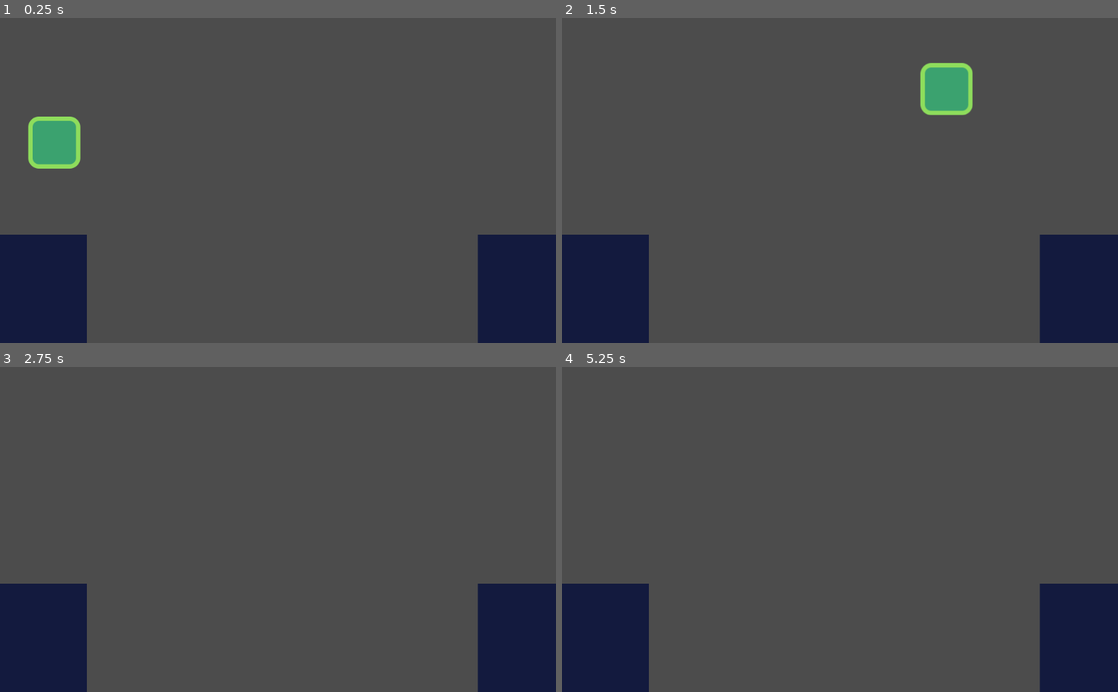
Above: before the commit, frames 1-4 (two rows, left to right).
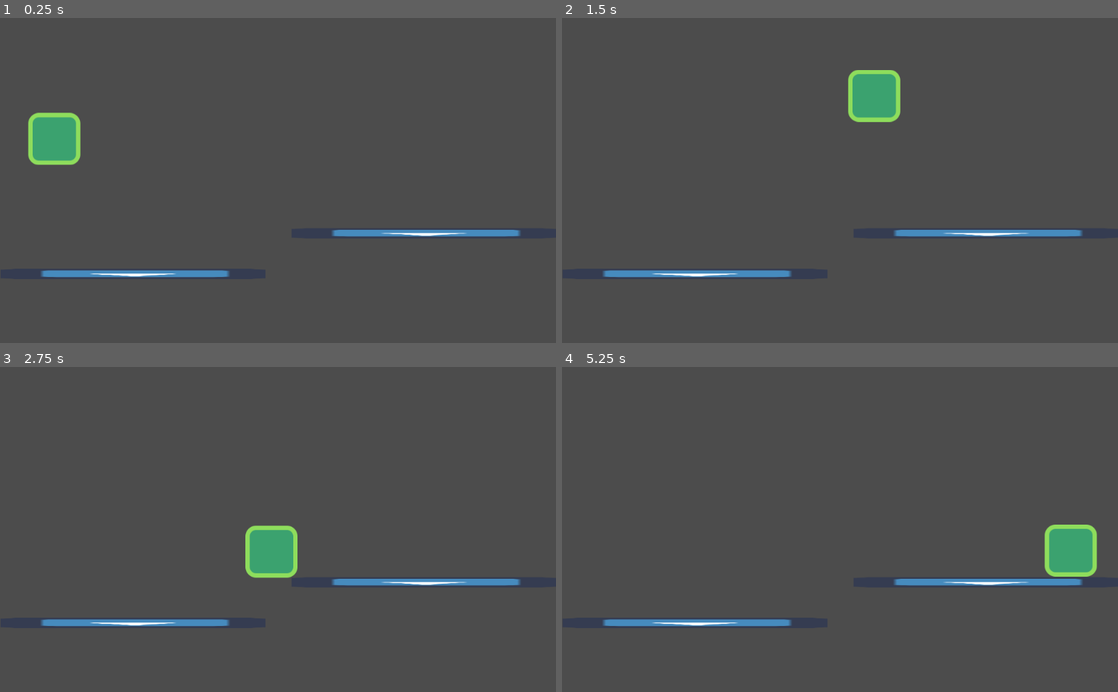
Above: after the commit, the same moments.

Repository: vivomisar/Platformer
Game: Godot game, scene res://main_scene/Node2D.tscn
Same seed, same stepped clock (60 frames per second), same inputs: the game is played once before the commit and once after it. The engine's default icon, where the game draws it, is replaced by a stand-in: a white triangle on a blue panel in a dark square.
Inputs:
- Up to frame 1 (0.25 s): no input
- Up to frame 2 (1.5 s): hold D (right) from 0.53 s (still down); tap Shift (dash, bound only before the commit) at 0.6 s; tap W (jump) at 0.77, 0.8, 1.07, 1.35 s
- Up to frame 3 (2.75 s): tap W (jump) at 1.52, 1.82, 2.3 s; tap Shift (dash, bound only before the commit) at 1.55, 2.1 s; release D (right) at 2.03 s; hold A (left) from 2.03 s (still down)
- Up to frame 4 (5.25 s): release A (left) at 2.78 s; hold D (right) 2.78-4.28 s; tap Shift (dash, bound only before the commit) at 2.85, 4.35, 5.1 s; tap W (jump) at 3.02, 3.32, 3.6, 3.77, 4.07, 4.52, 4.82 s; tap Enter at 4.25 s; hold A (left) 4.28-5.03 s; hold D (right) from 5.03 s (still down)

The runs differ from the first frame. In frame 1, 12% of the frame differs, in the area x 0-100%, y 29-100%; in frame 2, 14%, in the area x 0-100%, y 13-100%; in frame 3, 13%; in frame 4, 13%.

Commit message:
0

Diff:
--- a/assets/tileset.tres
+++ b/assets/tileset.tres
@@ -17,11 +17,6 @@
 0/tile_mode = 0
 0/occluder_offset = Vector2( 0, 0 )
 0/navigation_offset = Vector2( 0, 0 )
-0/shape_offset = Vector2( 0, 0 )
-0/shape_transform = Transform2D( 1, 0, 0, 1, 0, 0 )
-0/shape = SubResource( 1 )
-0/shape_one_way = false
-0/shape_one_way_margin = 1.0
 0/shapes = [ {
 "autotile_coord": Vector2( 0, 0 ),
 "one_way": false,
@@ -38,11 +33,6 @@
 1/tile_mode = 0
 1/occluder_offset = Vector2( 0, 0 )
 1/navigation_offset = Vector2( 0, 0 )
-1/shape_offset = Vector2( 0, 0 )
-1/shape_transform = Transform2D( 1, 0, 0, 1, 0, 0 )
-1/shape = SubResource( 2 )
-1/shape_one_way = true
-1/shape_one_way_margin = 1.0
 1/shapes = [ {
 "autotile_coord": Vector2( 0, 0 ),
 "one_way": true,
--- a/main_scene/Node2D.tscn
+++ b/main_scene/Node2D.tscn
@@ -1,112 +1,14 @@
-[gd_scene load_steps=8 format=2]
+[gd_scene load_steps=3 format=2]
 
 [ext_resource path="res://player/Player.tscn" type="PackedScene" id=1]
-[ext_resource path="res://assets/tileset.png" type="Texture" id=2]
-
-[sub_resource type="ConvexPolygonShape2D" id=1]
-points = PoolVector2Array( 80, 80, 0, 80, 0, 0, 80, 0 )
-
-[sub_resource type="ConvexPolygonShape2D" id=2]
-points = PoolVector2Array( 0, 80, 0, 80, 80, 0, 80, 80 )
-
-[sub_resource type="ConvexPolygonShape2D" id=3]
-points = PoolVector2Array( 0, 80, 0, 80, 160, 0, 160, 80 )
-
-[sub_resource type="ConvexPolygonShape2D" id=4]
-points = PoolVector2Array( 160, 80, 0, 80, 0, 0, 160, 0 )
-
-[sub_resource type="TileSet" id=5]
-0/name = "tileset.png 0"
-0/texture = ExtResource( 2 )
-0/tex_offset = Vector2( 0, 0 )
-0/modulate = Color( 1, 1, 1, 1 )
-0/region = Rect2( 0, 0, 80, 80 )
-0/tile_mode = 0
-0/occluder_offset = Vector2( 0, 0 )
-0/navigation_offset = Vector2( 0, 0 )
-0/shape_offset = Vector2( 0, 0 )
-0/shape_transform = Transform2D( 1, 0, 0, 1, 0, 0 )
-0/shape = SubResource( 1 )
-0/shape_one_way = false
-0/shape_one_way_margin = 1.0
-0/shapes = [ {
-"autotile_coord": Vector2( 0, 0 ),
-"one_way": false,
-"one_way_margin": 1.0,
-"shape": SubResource( 1 ),
-"shape_transform": Transform2D( 1, 0, 0, 1, 0, 0 )
-} ]
-0/z_index = 0
-1/name = "tileset.png 1"
-1/texture = ExtResource( 2 )
-1/tex_offset = Vector2( 0, 0 )
-1/modulate = Color( 1, 1, 1, 1 )
-1/region = Rect2( 0, 80, 80, 80 )
-1/tile_mode = 0
-1/occluder_offset = Vector2( 0, 0 )
-1/navigation_offset = Vector2( 0, 0 )
-1/shape_offset = Vector2( 0, 0 )
-1/shape_transform = Transform2D( 1, 0, 0, 1, 0, 0 )
-1/shape = SubResource( 2 )
-1/shape_one_way = false
-1/shape_one_way_margin = 1.0
-1/shapes = [ {
-"autotile_coord": Vector2( 0, 0 ),
-"one_way": false,
-"one_way_margin": 1.0,
-"shape": SubResource( 2 ),
-"shape_transform": Transform2D( 1, 0, 0, 1, 0, 0 )
-} ]
-1/z_index = 0
-2/name = "tileset.png 2"
-2/texture = ExtResource( 2 )
-2/tex_offset = Vector2( 0, 0 )
-2/modulate = Color( 1, 1, 1, 1 )
-2/region = Rect2( 0, 160, 160, 80 )
-2/tile_mode = 0
-2/occluder_offset = Vector2( 0, 0 )
-2/navigation_offset = Vector2( 0, 0 )
-2/shape_offset = Vector2( 0, 0 )
-2/shape_transform = Transform2D( 1, 0, 0, 1, 0, 0 )
-2/shape = SubResource( 3 )
-2/shape_one_way = false
-2/shape_one_way_margin = 1.0
-2/shapes = [ {
-"autotile_coord": Vector2( 0, 0 ),
-"one_way": false,
-"one_way_margin": 1.0,
-"shape": SubResource( 3 ),
-"shape_transform": Transform2D( 1, 0, 0, 1, 0, 0 )
-} ]
-2/z_index = 0
-3/name = "tileset.png 3"
-3/texture = ExtResource( 2 )
-3/tex_offset = Vector2( 0, 0 )
-3/modulate = Color( 1, 1, 1, 1 )
-3/region = Rect2( 0, 0, 160, 80 )
-3/tile_mode = 0
-3/occluder_offset = Vector2( 0, 0 )
-3/navigation_offset = Vector2( 0, 0 )
-3/shape_offset = Vector2( 0, 0 )
-3/shape_transform = Transform2D( 1, 0, 0, 1, 0, 0 )
-3/shape = SubResource( 4 )
-3/shape_one_way = false
-3/shape_one_way_margin = 1.0
-3/shapes = [ {
-"autotile_coord": Vector2( 0, 0 ),
-"one_way": false,
-"one_way_margin": 1.0,
-"shape": SubResource( 4 ),
-"shape_transform": Transform2D( 1, 0, 0, 1, 0, 0 )
-} ]
-3/z_index = 0
+[ext_resource path="res://platform.tscn" type="PackedScene" id=2]
 
 [node name="Node2D" type="Node2D"]
 
 [node name="KinematicBody2D" parent="." instance=ExtResource( 1 )]
 
-[node name="TileMap" type="TileMap" parent="."]
-tile_set = SubResource( 5 )
-cell_size = Vector2( 80, 80 )
-format = 1
-tile_data = PoolIntArray( 327680, 3, 0, 327691, -1610612736, 0, 327692, -1610612736, 0, 393216, -1610612736, 0, 393217, -1610612736, 0, 393227, -1610612736, 0, 393228, -1610612736, 0, 458752, -1610612736, 0, 458753, -1610612736, 0, 458763, -1610612736, 0, 458764, -1610612736, 0 )
+[node name="StaticBody2D" parent="." instance=ExtResource( 2 )]
+position = Vector2( 0, -31 )
+
+[node name="StaticBody2D2" parent="." instance=ExtResource( 2 )]
+position = Vector2( 536, -106 )
--- a/player/Player.gd
+++ b/player/Player.gd
@@ -1,21 +1,19 @@
 extends KinematicBody2D
 
 export var speed = 500
-export var gravity = 900
+export var gravity = 700
 export var jump_speed = 500
 
 var _velocity = Vector2.ZERO
-var _double_jump = 0
-var dash = false
+var _double_jump = 2
 
 func _physics_process(delta):
 	var direction = Input.get_action_strength("right") - Input.get_action_strength("left")
-	dash = Input.is_action_just_pressed("dash") #при одновременном нажатии кнопки направления с shift даёт рывок
-	_velocity.x = direction * speed + int(dash) * 8000 * direction
+	_velocity.x = direction * speed
 	_velocity.y += gravity * delta
 	if is_on_floor():
 		_double_jump = 2
 	if _double_jump and Input.is_action_just_pressed("jump"):
-		_velocity.y = -jump_speed + gravity*delta
+		_velocity.y = -jump_speed
 		_double_jump -= 1
 	_velocity = move_and_slide(_velocity, Vector2.UP)
--- a/project.godot
+++ b/project.godot
@@ -39,11 +39,6 @@
 "events": [ Object(InputEventKey,"resource_local_to_scene":false,"resource_name":"","device":0,"alt":false,"shift":false,"control":false,"meta":false,"command":false,"pressed":false,"scancode":87,"physical_scancode":0,"unicode":0,"echo":false,"script":null)
  ]
 }
-dash={
-"deadzone": 0.5,
-"events": [ Object(InputEventKey,"resource_local_to_scene":false,"resource_name":"","device":0,"alt":false,"shift":false,"control":false,"meta":false,"command":false,"pressed":false,"scancode":16777237,"physical_scancode":0,"unicode":0,"echo":false,"script":null)
- ]
-}
 
 [physics]
 
